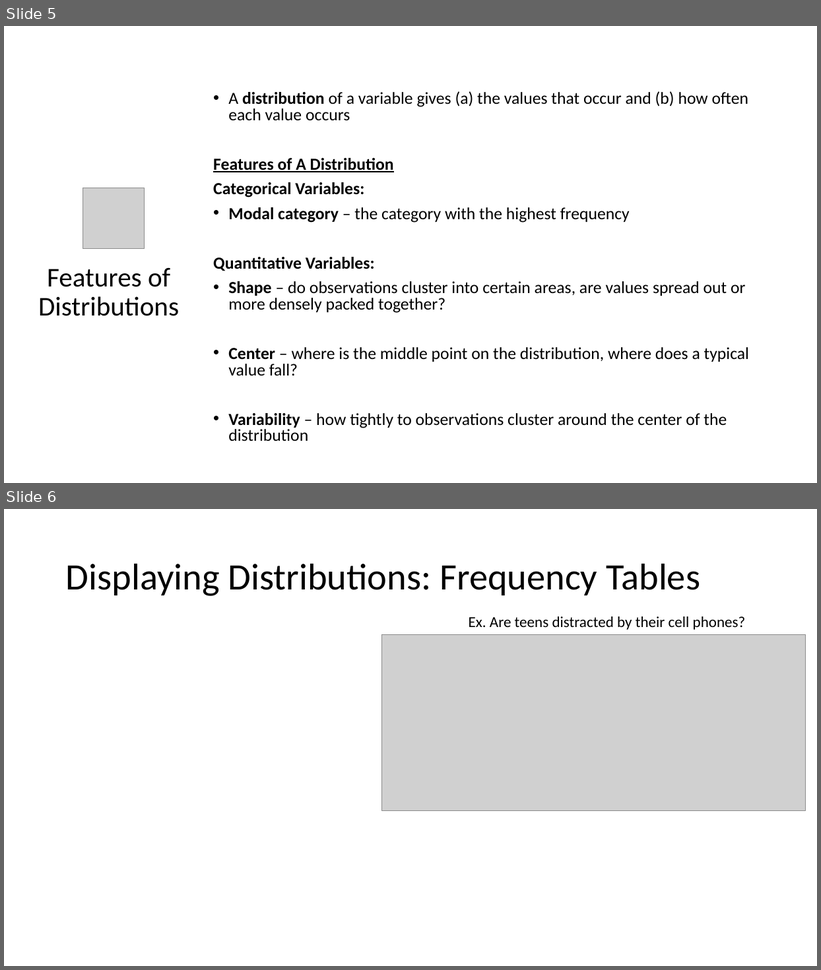
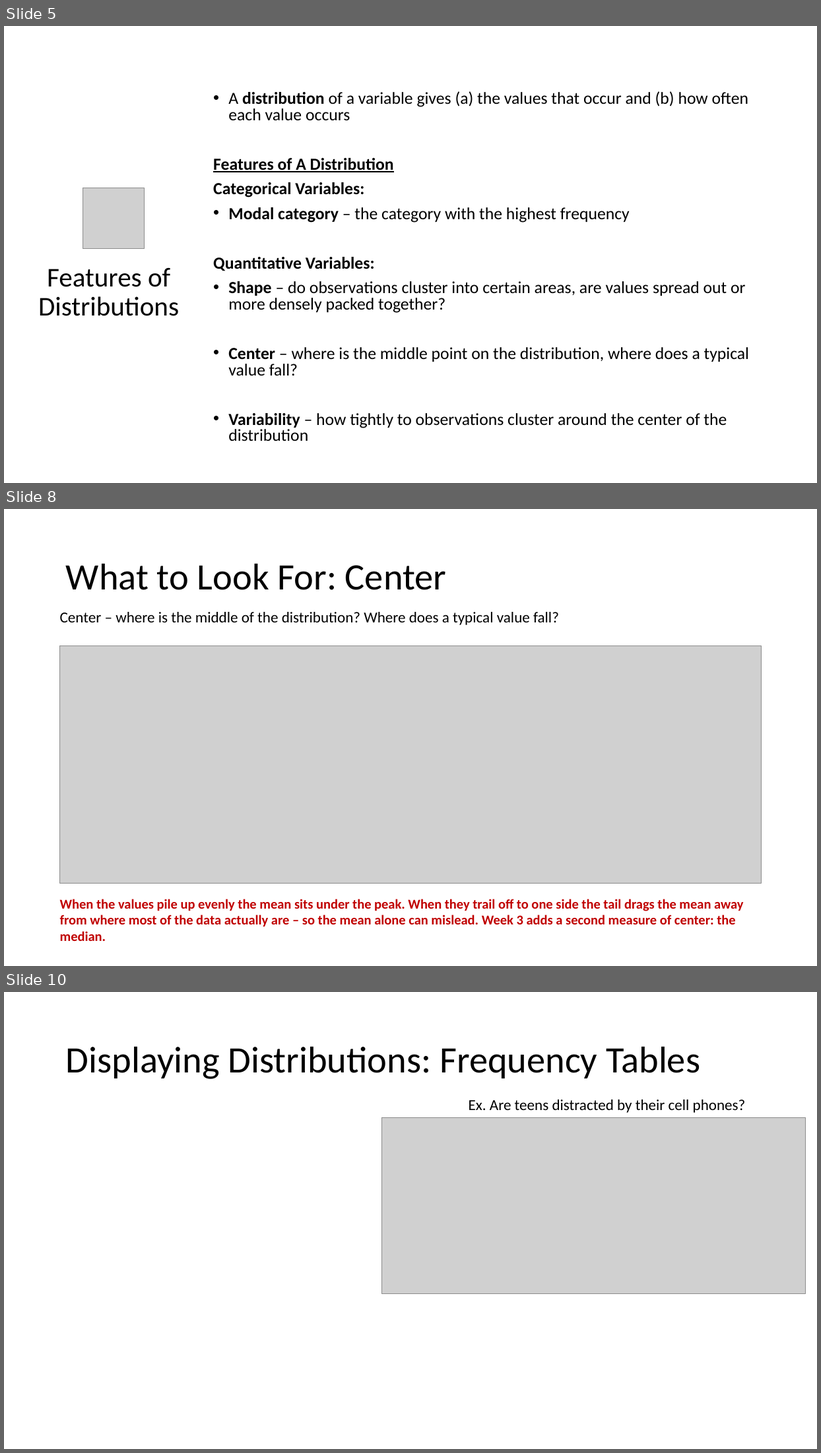
Before and after one commit to Jarred6068/Kvamme_UI_STAT251, a slide deck: docs/lecture_slides/Week 2/Week2_Lecture3_Slides_1_19_2024.pptx. Shown one above the other, each under a label of ours: slides 5 and 6 before the commit, slides 5, 8 and 10 after it; the slides between them are not shown. The pictures are 821x970 and 821x1453 pixels, drawn with LibreOffice and Linux fonts; fonts in the diff are those of the drawing; grey boxes stand for pictures. Boxes give left, top, right and bottom in pixels: in the first picture for what was removed or moved away, otherwise in the second. Text is boxed around its words. In the diff, an @@ line names an element or a change of style, - is before the commit and + after.

Commit message:
Add distribution feature figure assets
Add a new R script (`docs/assets/make_distribution_feature_figures.R`) to generate four lecture visuals for distribution concepts (modal category, shape, center, and variability), and include the rendered PNG outputs in `docs/assets/` for use in the Week 2 Lecture 3 slides.

```diff
--- a/docs/lecture_slides/Week 2/Week2_Lecture3_Slides_1_19_2024.pptx
+++ b/docs/lecture_slides/Week 2/Week2_Lecture3_Slides_1_19_2024.pptx
@@ slide 8 added at [4,509,817,966], background #FFFFFF @@
@@ title added at [66,563,446,590], 44 pt, text #000000 @@
+What to Look For: Center
@@ text added at [60,612,559,625], 18 pt, text #000000 @@
+Center – where is the middle of the distribution? Where does a typical value fall?
@@ picture added at [60,646,762,883] @@
@@ text added at [60,899,743,941], 16 pt, text #C00000, bold @@
+When the values pile up evenly the mean sits under the peak. When they trail off to one side the tail drags the mean away from where most of the data actually are – so the mean alone can mislead. Week 3 adds a second measure of center: the median.
@@ what was slide 6 is now slide 10 @@
```
Also in this commit, not shown: 1 slide changed, 3 other slides added, 7 other files.
